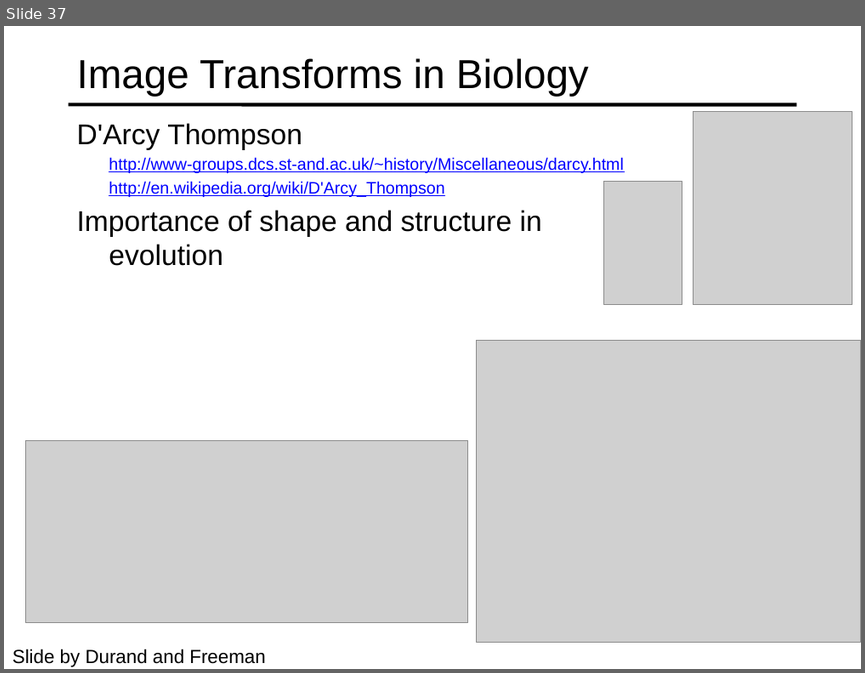
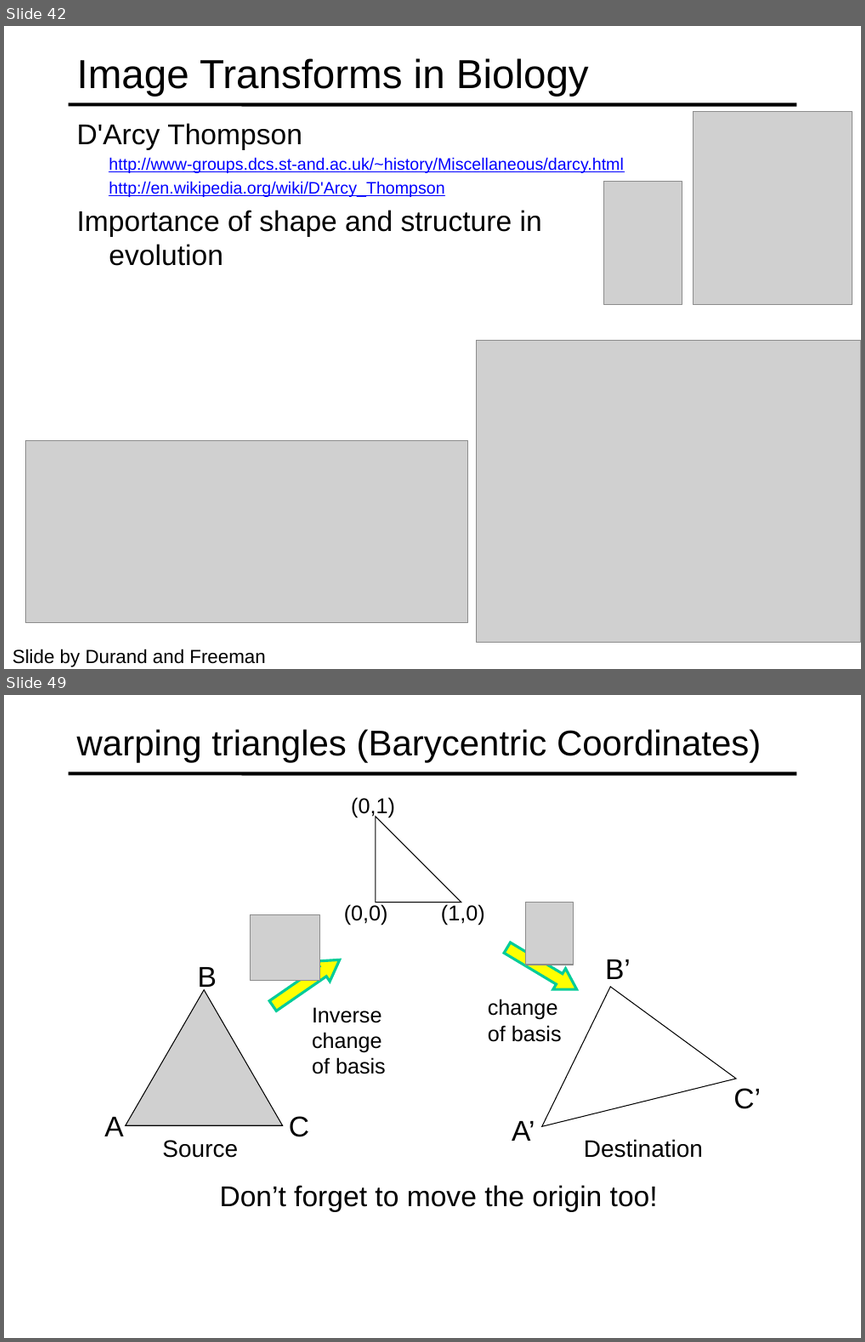
Before and after one commit to cal-cs180/cal-cs180.github.io, a slide deck: fa26/Lectures/ImageTransformations2026.pptx. Shown one above the other, each under a label of ours: slide 37 before the commit, slides 42 and 49 after it; the slides between them are not shown. The pictures are 865x673 and 865x1342 pixels, drawn with LibreOffice and Linux fonts; fonts in the diff are those of the drawing; grey boxes stand for pictures. Boxes give left, top, right and bottom in pixels: in the first picture for what was removed or moved away, otherwise in the second. Text is boxed around its words. In the diff, an @@ line names an element or a change of style, - is before the commit and + after.

Commit message:
fa26: replace Oct 6 Image Transformations with Ren's updated deck
Updated slides from Ren Ng (Re: Slides for today) — adds announcements
and expands to 49 pages; keep schedule title and ambassadors thumbnail.

```diff
--- a/fa26/Lectures/ImageTransformations2026.pptx
+++ b/fa26/Lectures/ImageTransformations2026.pptx
@@ slide 49 added at (x1=4, y1=695, x2=861, y2=1338), background #FFFFFF; not listed: 1 template element that a slide beside it also shows @@
@@ title added at (x1=77, y1=729, x2=760, y2=762), 30 pt, text #000000 @@
+warping triangles (Barycentric Coordinates)
@@ text added at (x1=351, y1=797, x2=395, y2=818), 18 pt, text #000000 @@
+(0,1)
@@ right triangle added at (x1=375, y1=817, x2=460, y2=902), fill #FFFFFF, outline #000000 0.75 pt @@
@@ picture added at (x1=250, y1=914, x2=319, y2=981) @@
@@ text added at (x1=344, y1=904, x2=388, y2=925), 18 pt, text #000000 @@
+(0,0)
@@ text added at (x1=441, y1=904, x2=485, y2=925), 18 pt, text #000000 @@
+(1,0)
@@ picture added at (x1=525, y1=902, x2=573, y2=965) @@
@@ right arrow added at (x1=500, y1=937, x2=583, y2=999), fill #FFFF00, outline #00CC99 2.25 pt @@
@@ text added at (x1=198, y1=967, x2=216, y2=993), 24 pt, text #000000 @@
+B
@@ right arrow added at (x1=266, y1=950, x2=347, y2=1015), fill #FFFF00, outline #00CC99 2.25 pt @@
@@ triangle added at (x1=513, y1=963, x2=736, y2=1126), fill #FFFFFF, outline #000000 0.75 pt @@
@@ text added at (x1=605, y1=959, x2=630, y2=979), 24 pt, text #000000 @@
+B’
@@ picture added at (x1=126, y1=990, x2=283, y2=1125) @@
@@ text added at (x1=488, y1=998, x2=562, y2=1042), 18 pt, text #000000 @@
+change
+of basis
@@ text added at (x1=312, y1=1007, x2=386, y2=1074), 18 pt, text #000000 @@
+Inverse
+change
+of basis
@@ text added at (x1=733, y1=1088, x2=760, y2=1109), 24 pt, text #000000 @@
+C’
@@ text added at (x1=104, y1=1117, x2=123, y2=1136), 24 pt, text #000000 @@
+A
@@ text added at (x1=289, y1=1116, x2=309, y2=1137), 24 pt, text #000000 @@
+C
@@ text added at (x1=511, y1=1121, x2=534, y2=1140), 24 pt, text #000000 @@
+A’
@@ text added at (x1=162, y1=1140, x2=238, y2=1157), 20 pt, text #000000 @@
+Source
@@ text added at (x1=584, y1=1139, x2=703, y2=1157), 20 pt, text #000000 @@
+Destination
@@ text added at (x1=220, y1=1185, x2=658, y2=1212), 24 pt, text #000000 @@
+Don’t forget to move the origin too!
@@ what was slide 37 is now slide 42 @@
```
Also in this commit, not shown: 1 slide changed, 11 other slides added, 1 other file.
